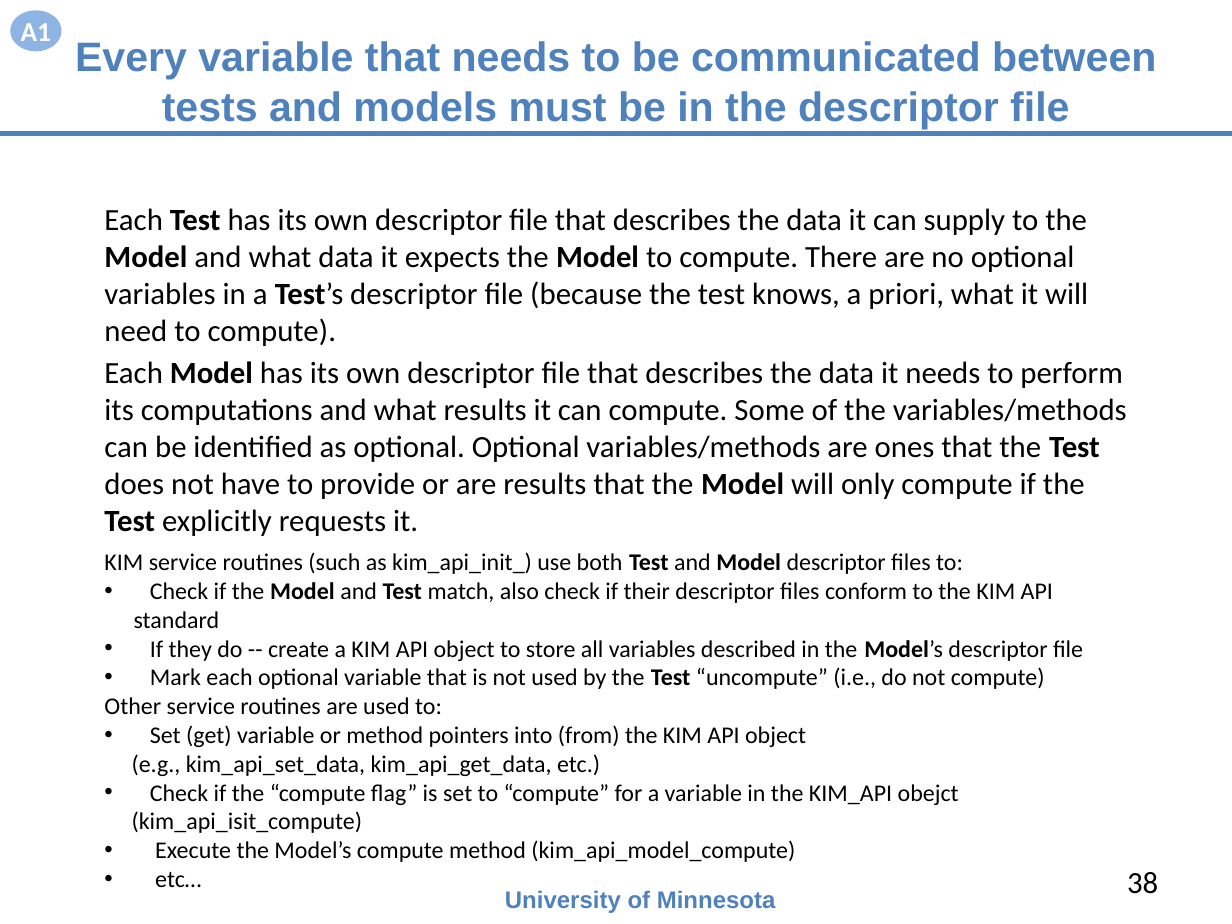
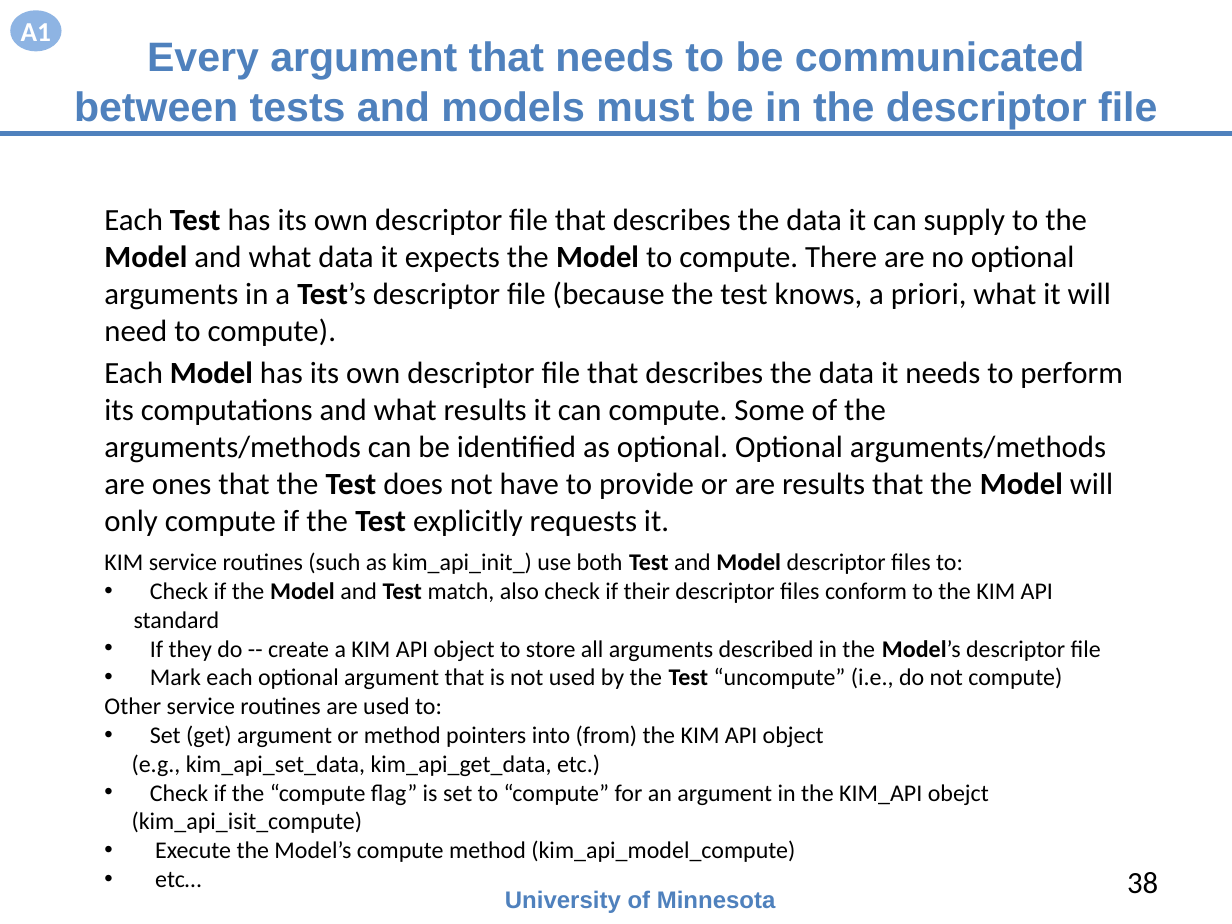
Before and after one commit to openkim/kim-api, a slide deck: slide 38 of DOCs/openkim-api-introduction.pptx. Drawn at 1232x924 pixels with LibreOffice and Linux fonts; fonts in the diff are those of the drawing. Boxes give left, top, right and bottom in pixels: in the first picture for what was removed or moved away, otherwise in the second. Text is boxed around its words. In the diff, an @@ line names an element or a change of style, - is before the commit and + after.

Commit message:
changes `variable' to `argument' in openkim-api-introduction.*

```diff
--- a/DOCs/openkim-api-introduction.pptx
+++ b/DOCs/openkim-api-introduction.pptx
@@ title at bbox=[74, 41, 1157, 129]: text changed @@
-Every variable that needs to be communicated between tests and models must be in the descriptor file
+Every argument that needs to be communicated between tests and models must be in the descriptor file
@@ text at bbox=[104, 208, 1111, 346]: text changed @@
-Each Test has its own descriptor file that describes the data it can supply to the Model and what data it expects the Model to compute. There are no optional variables in a Test’s descriptor file (because the test knows, a priori, what it will need to compute).
+Each Test has its own descriptor file that describes the data it can supply to the Model and what data it expects the Model to compute. There are no optional arguments in a Test’s descriptor file (because the test knows, a priori, what it will need to compute).
@@ text at bbox=[104, 361, 1122, 536]: text changed @@
-Each Model has its own descriptor file that describes the data it needs to perform its computations and what results it can compute. Some of the variables/methods can be identified as optional. Optional variables/methods are ones that the Test does not have to provide or are results that the Model will only compute if the Test explicitly requests it.
+Each Model has its own descriptor file that describes the data it needs to perform its computations and what results it can compute. Some of the arguments/methods can be identified as optional. Optional arguments/methods are ones that the Test does not have to provide or are results that the Model will only compute if the Test explicitly requests it.
@@ text at bbox=[150, 640, 1101, 689]: text changed @@
-• If they do -- create a KIM API object to store all variables described in the Model’s descriptor file
-• Mark each optional variable that is not used by the Test “uncompute” (i.e., do not compute)
+• If they do -- create a KIM API object to store all arguments described in the Model’s descriptor file
+• Mark each optional argument that is not used by the Test “uncompute” (i.e., do not compute)
@@ text at bbox=[150, 725, 824, 747]: text changed @@
-• Set (get) variable or method pointers into (from) the KIM API object
+• Set (get) argument or method pointers into (from) the KIM API object
@@ text at bbox=[150, 784, 989, 805]: text changed @@
-• Check if the “compute flag” is set to “compute” for a variable in the KIM_API obejct
+• Check if the “compute flag” is set to “compute” for an argument in the KIM_API obejct
```
Also in this commit, not shown: 8 other slides changed, 1 other file.
